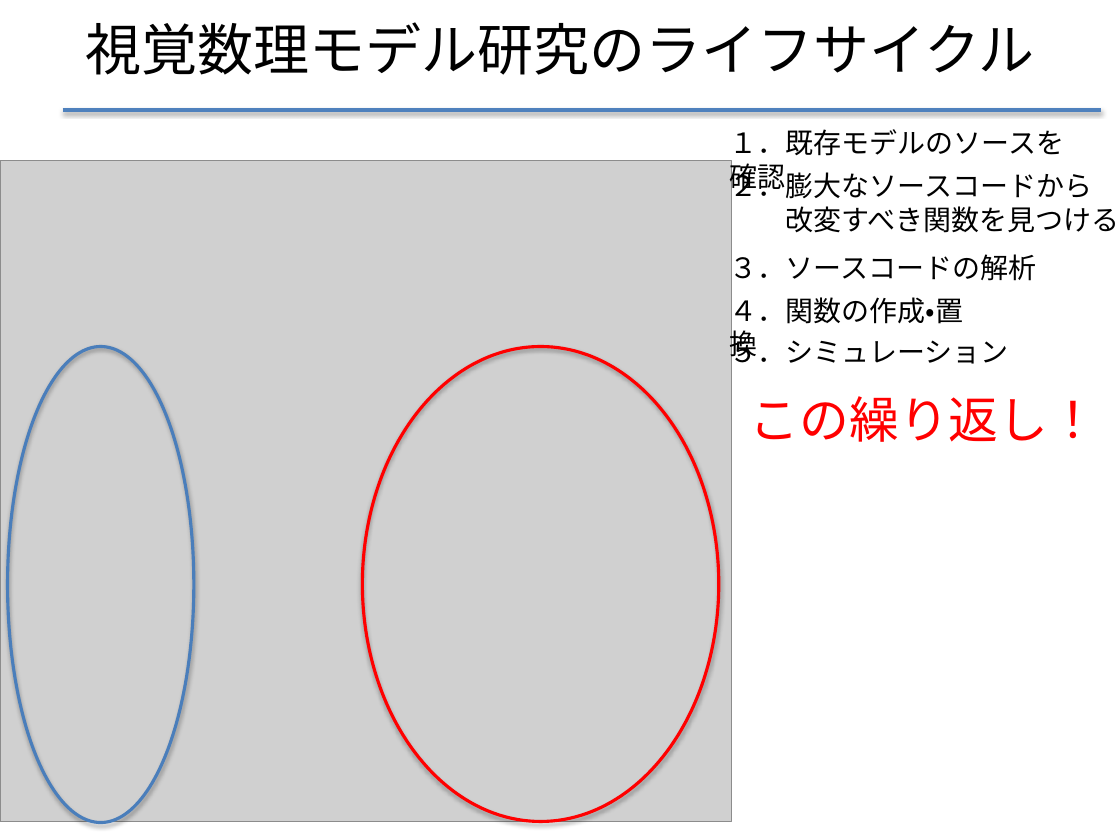
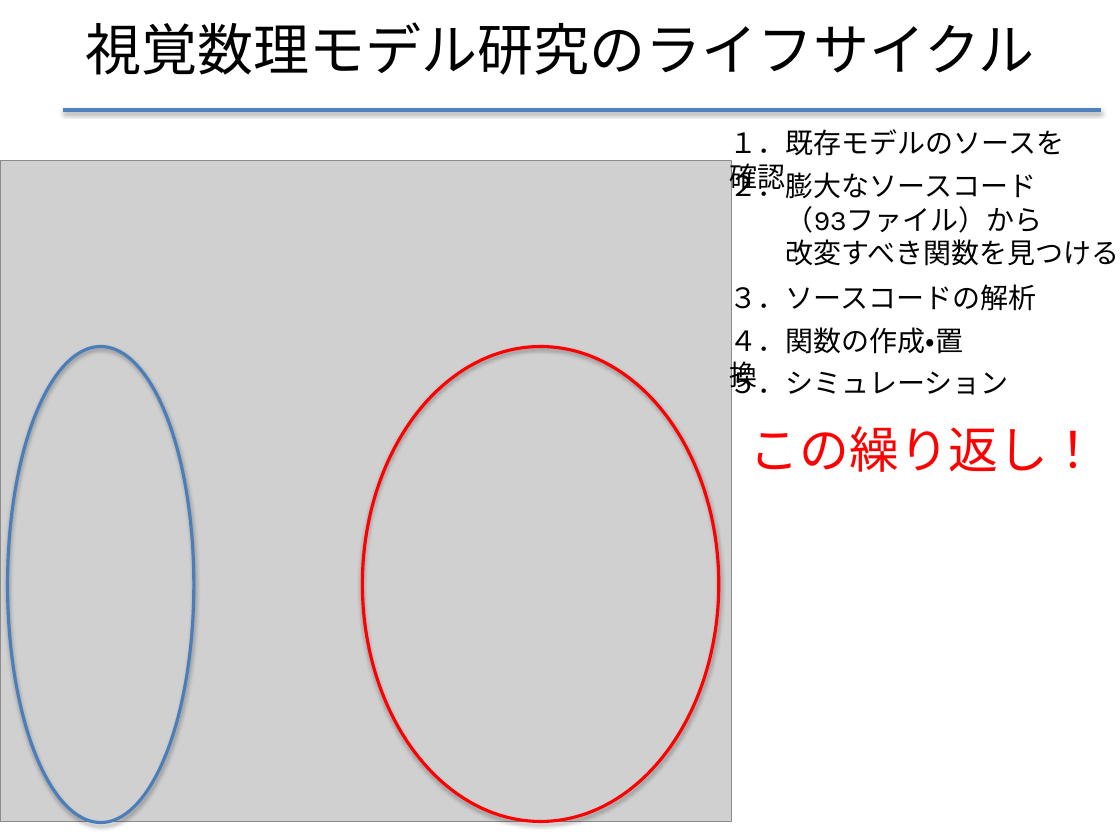
Before and after one commit to f-akazawa/akaz_uecdevelop, a slide deck: slide 7 of doc/中間発表資料.pptx (slide 8 before the commit). Drawn at 1120x840 pixels with LibreOffice and Linux fonts; fonts in the diff are those of the drawing; grey boxes stand for pictures. Boxes give left, top, right and bottom in pixels: in the first picture for what was removed or moved away, otherwise in the second. Text is boxed around its words. In the diff, an @@ line names an element or a change of style, - is before the commit and + after.

```diff
--- a/doc/中間発表資料.pptx
+++ b/doc/中間発表資料.pptx
@@ text at [730, 168, 1043, 233]: text changed @@
-２．膨大なソースコードから
+２．膨大なソースコード
+（93ファイル）から
@@ 4 texts: place and size @@
-4 texts at [730, 250, 1099, 442]
+4 texts at [730, 280, 1099, 472]
```
Also in this commit, not shown: 10 other slides changed, 6 slides added.
